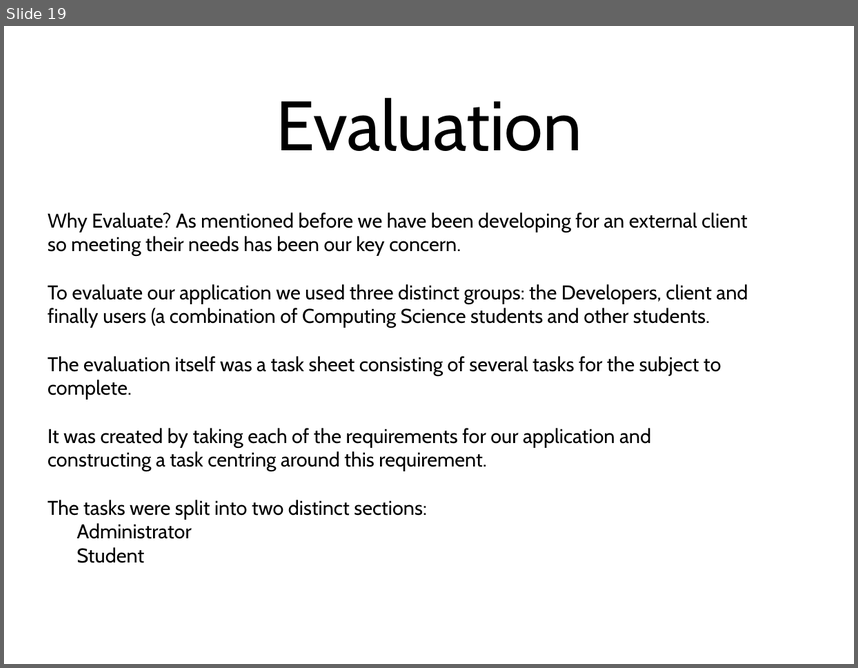
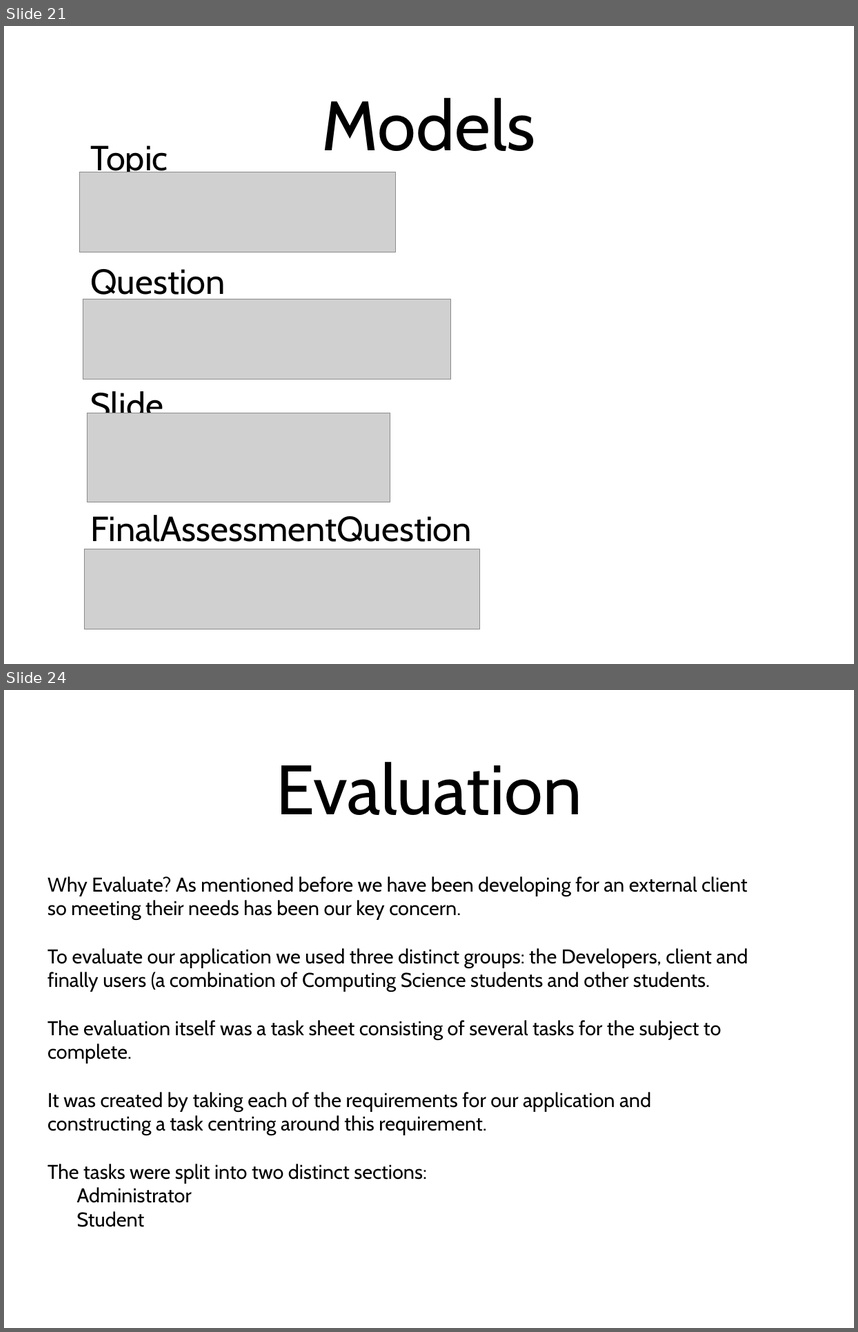
Before and after one commit to Stringsy/team-project, a slide deck: Documentation/Team V Project Presentation.ppt. Shown one above the other, each under a label of ours: slide 19 before the commit, slides 21 and 24 after it; the slides between them are not shown. The pictures are 858x668 and 858x1332 pixels, drawn with LibreOffice and Linux fonts; fonts in the diff are those of the drawing; grey boxes stand for pictures. Boxes give left, top, right and bottom in pixels: in the first picture for what was removed or moved away, otherwise in the second. Text is boxed around its words. In the diff, an @@ line names an element or a change of style, - is before the commit and + after.

```diff
--- a/Documentation/Team V Project Presentation.ppt
+++ b/Documentation/Team V Project Presentation.ppt
@@ slide 21 added at [4, 26, 854, 664], background #FFFFFF @@
@@ title added at [322, 98, 536, 151], 84 pt, text #000000 @@
+Models
@@ text added at [90, 145, 472, 541], 42 pt, text #000000 @@
+Topic
+Question
+Slide
+FinalAssessmentQuestion
@@ picture added at [79, 172, 395, 252] @@
@@ picture added at [83, 299, 451, 379] @@
@@ picture added at [87, 413, 390, 501] @@
@@ picture added at [84, 548, 479, 628] @@
@@ what was slide 19 is now slide 24 @@
```
Also in this commit, not shown: 5 other slides added, 1 slide removed.
